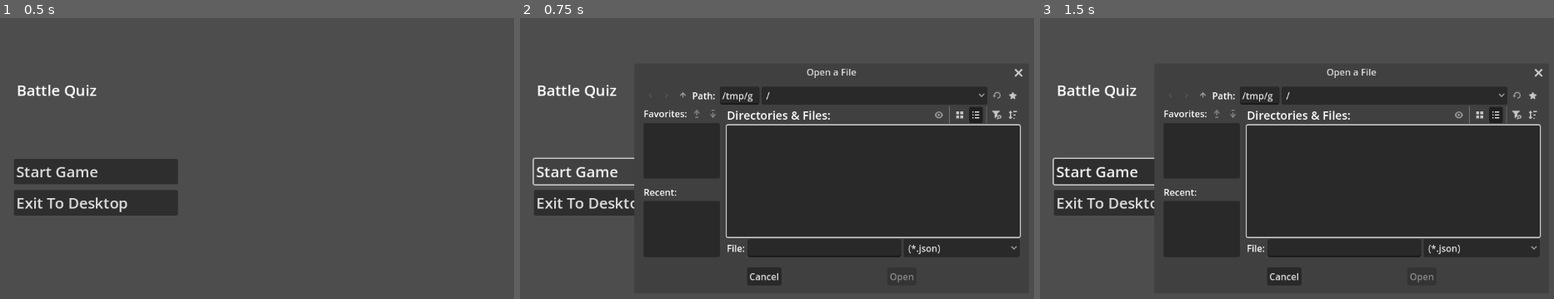
Above: before the commit, frames 1-3 (left to right).
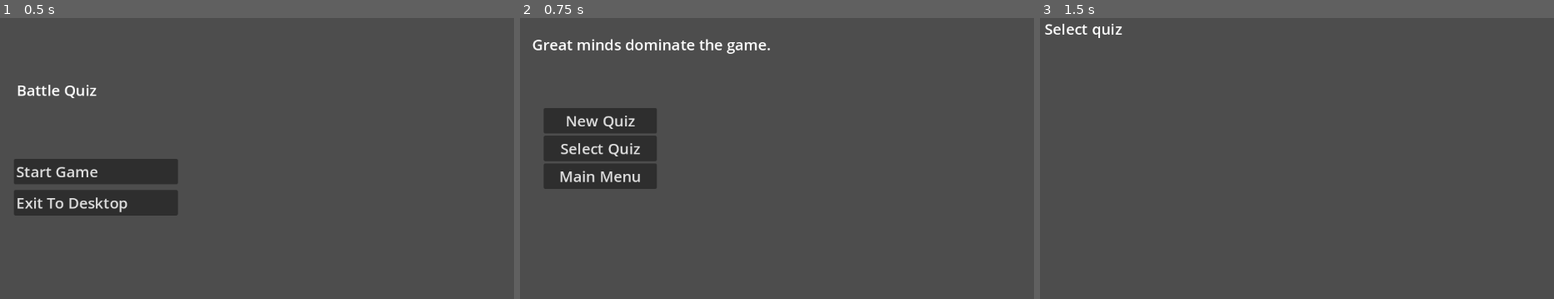
Above: after the commit, the same moments.

Repository: NwizuEmmanuel/battlequiz
Game: Godot game, scene res://home_scene.tscn
The game is run twice, just before and just after one commit, with the same random seed, the same clock (stepped at 60 frames per second) and the same inputs. Before the commit the project starts from res://home.tscn.
Inputs (mouse positions are in pixels of both pictures, inside the frame that each line leads up to):
- Up to frame 1 (0.5 s): no input
- Up to frame 2 (0.75 s): click "Start Game" at 0.5 s
- Up to frame 3 (1.5 s): click (1122, 147) at 1.25 s, where only the run after the commit has a clickable "Select Quiz"

Frame 1 is identical in both runs. In frame 2, 44% of the frame differs, in the area x 2-98%, y 7-96%; in frame 3, 42%.

Commit message:
added select quiz scene

Diff:
--- a/home_scene.gd
+++ b/home_scene.gd
@@ -1,9 +1,7 @@
 extends Control
 
 
-@onready var file_dialog = $FileDialog
 @onready var confirm_exit = $ConfirmExit
-@onready var confirm_open_file = $ConfirmOpenFile
 # Called when the node enters the scene tree for the first time.
 func _ready() -> void:
 	pass # Replace with function body.
@@ -23,42 +21,4 @@
 
 
 func _on_start_game_pressed() -> void:
-	file_dialog.popup_centered()
-
-
-func _on_file_dialog_file_selected(path: String) -> void:
-	print("Selected file:", path)
-
-	# Ensure the "quizzes" folder exists inside user://
-	var dir = DirAccess.open("user://")
-	if not dir.dir_exists("quizzes"):
-		var make_error = dir.make_dir("quizzes")
-		if make_error == OK:
-			print("Created folder: user://quizzes")
-		else:
-			push_error("Failed to create folder: user://quizzes")
-			return
-
-	# Build destination path
-	var filename = path.get_file()
-	var base_name = filename.get_basename()
-	var extension = filename.get_extension()
-	var destination_path = "user://quizzes/%s.%s" % [base_name, extension]
-
-	# Auto-rename if file already exists
-	var counter = 1
-	while FileAccess.file_exists(destination_path):
-		destination_path = "user://quizzes/%s_%d.%s" % [base_name, counter, extension]
-		counter += 1
-
-	# Copy the file safely
-	var error = DirAccess.copy_absolute(path, destination_path)
-
-	if error == OK:
-		print("✅ File copied successfully to:", destination_path)
-		confirm_open_file.dialog_text = "File imported successfully!"
-		confirm_open_file.popup_centered()
-	else:
-		push_error("Failed to copy file! Error code: %s" % error)
-		confirm_open_file.dialog_text("⚠️ Failed to import file.\nError code: %s" % error)
-		confirm_open_file.popup_centered()
+	get_tree().change_scene_to_file("res://start_game_scene.tscn")
--- a/home.tscn
+++ b/home_scene.tscn
@@ -63,17 +63,6 @@
 dialog_text = "Are you sure you want to exit game?"
 cancel_button_text = "No"
 
-[node name="FileDialog" type="FileDialog" parent="."]
-title = "Open a Quiz File"
-file_mode = 0
-display_mode = 1
-access = 2
-filters = PackedStringArray("*.json")
-use_native_dialog = true
-
-[node name="ConfirmOpenFile" type="AcceptDialog" parent="."]
-
 [connection signal="pressed" from="VBoxContainer/StartGame" to="." method="_on_start_game_pressed"]
 [connection signal="pressed" from="VBoxContainer/ExitToDesktop" to="." method="_on_exit_to_desktop_pressed"]
 [connection signal="confirmed" from="ConfirmExit" to="." method="_on_confirm_exit_confirmed"]
-[connection signal="file_selected" from="FileDialog" to="." method="_on_file_dialog_file_selected"]
--- a/project.godot
+++ b/project.godot
@@ -14,6 +14,15 @@
 run/main_scene="uid://dv03qx1usypc6"
 config/features=PackedStringArray("4.5", "GL Compatibility")
 
+[input]
+
+go_to_main_menu={
+"deadzone": 0.2,
+"events": [Object(InputEventKey,"resource_local_to_scene":false,"resource_name":"","device":-1,"window_id":0,"alt_pressed":false,"shift_pressed":false,"ctrl_pressed":false,"meta_pressed":false,"pressed":false,"keycode":0,"physical_keycode":4194305,"key_label":0,"unicode":0,"location":0,"echo":false,"script":null)
+, Object(InputEventKey,"resource_local_to_scene":false,"resource_name":"","device":-1,"window_id":0,"alt_pressed":false,"shift_pressed":false,"ctrl_pressed":false,"meta_pressed":false,"pressed":false,"keycode":0,"physical_keycode":4194306,"key_label":0,"unicode":0,"location":0,"echo":false,"script":null)
+]
+}
+
 [rendering]
 
 renderer/rendering_method="gl_compatibility"
--- /dev/null
+++ b/select_quiz_scene.gd
@@ -0,0 +1,12 @@
+extends Control
+
+
+# Called when the node enters the scene tree for the first time.
+func _ready() -> void:
+	pass # Replace with function body.
+
+
+# Called every frame. 'delta' is the elapsed time since the previous frame.
+func _process(_delta: float) -> void:
+	if Input.is_action_pressed("go_to_main_menu"):
+		get_tree().change_scene_to_file("res://home_scene.tscn")
--- /dev/null
+++ b/select_quiz_scene.tscn
@@ -0,0 +1,25 @@
+[gd_scene load_steps=2 format=3 uid="uid://bwxs3wlk2rulb"]
+
+[ext_resource type="Script" uid="uid://bsym2g8tf4fk7" path="res://select_quiz_scene.gd" id="1_abwix"]
+
+[node name="SelectQuizScene" type="Control"]
+layout_mode = 3
+anchors_preset = 15
+anchor_right = 1.0
+anchor_bottom = 1.0
+grow_horizontal = 2
+grow_vertical = 2
+script = ExtResource("1_abwix")
+
+[node name="Label" type="Label" parent="."]
+layout_mode = 1
+anchors_preset = -1
+anchor_left = 0.038194444
+anchor_top = 0.052469134
+anchor_right = 0.27884027
+anchor_bottom = 0.13320988
+offset_right = -0.22401428
+offset_bottom = -0.3200035
+theme_override_font_sizes/font_size = 26
+text = "Select quiz"
+metadata/_edit_use_anchors_ = true
--- a/start_game_scene.gd
+++ b/start_game_scene.gd
@@ -1,11 +1,63 @@
 extends Control
 
-
+@onready var open_quiz_file_dialog = $OpenQuizFileDialog
+@onready var confirm_open_quiz = $ConfirmOpenQuiz
 # Called when the node enters the scene tree for the first time.
 func _ready() -> void:
-	pass # Replace with function body.
+	pass
 
 
 # Called every frame. 'delta' is the elapsed time since the previous frame.
 func _process(_delta: float) -> void:
-	pass
+	if Input.is_action_pressed("go_to_main_menu"):
+		get_tree().change_scene_to_file("res://home_scene.tscn")
+
+
+func _on_new_quiz_pressed() -> void:
+	open_quiz_file_dialog.popup_centered()
+
+
+func _on_open_quiz_file_dialog_file_selected(path: String) -> void:
+	print("Selected file:", path)
+
+	# Ensure the "quizzes" folder exists inside user://
+	var dir = DirAccess.open("user://")
+	if not dir.dir_exists("quizzes"):
+		var make_error = dir.make_dir("quizzes")
+		if make_error == OK:
+			print("Created folder: user://quizzes")
+		else:
+			push_error("Failed to create folder: user://quizzes")
+			return
+
+	# Build destination path
+	var filename = path.get_file()
+	var base_name = filename.get_basename()
+	var extension = filename.get_extension()
+	var destination_path = "user://quizzes/%s.%s" % [base_name, extension]
+
+	# Auto-rename if file already exists
+	var counter = 1
+	while FileAccess.file_exists(destination_path):
+		destination_path = "user://quizzes/%s_%d.%s" % [base_name, counter, extension]
+		counter += 1
+
+	# Copy the file safely
+	var error = DirAccess.copy_absolute(path, destination_path)
+
+	if error == OK:
+		print("✅ File copied successfully to:", destination_path)
+		confirm_open_quiz.dialog_text = "File imported successfully!"
+		confirm_open_quiz.popup_centered()
+	else:
+		push_error("Failed to copy file! Error code: %s" % error)
+		confirm_open_quiz.dialog_text("⚠️ Failed to import file.\nError code: %s" % error)
+		confirm_open_quiz.popup_centered()
+
+
+func _on_main_menu_pressed() -> void:
+	get_tree().change_scene_to_file("res://home_scene.tscn")
+
+
+func _on_select_quiz_pressed() -> void:
+	get_tree().change_scene_to_file("res://select_quiz_scene.tscn")
--- a/start_game_scene.tscn
+++ b/start_game_scene.tscn
@@ -49,3 +49,18 @@
 layout_mode = 2
 theme_override_font_sizes/font_size = 26
 text = "Main Menu"
+
+[node name="OpenQuizFileDialog" type="FileDialog" parent="."]
+title = "Open a File"
+file_mode = 0
+display_mode = 1
+access = 2
+filters = PackedStringArray("*.json")
+use_native_dialog = true
+
+[node name="ConfirmOpenQuiz" type="AcceptDialog" parent="."]
+
+[connection signal="pressed" from="VBoxContainer/NewQuiz" to="." method="_on_new_quiz_pressed"]
+[connection signal="pressed" from="VBoxContainer/SelectQuiz" to="." method="_on_select_quiz_pressed"]
+[connection signal="pressed" from="VBoxContainer/MainMenu" to="." method="_on_main_menu_pressed"]
+[connection signal="file_selected" from="OpenQuizFileDialog" to="." method="_on_open_quiz_file_dialog_file_selected"]
Not shown, added: select_quiz_scene.gd.uid
